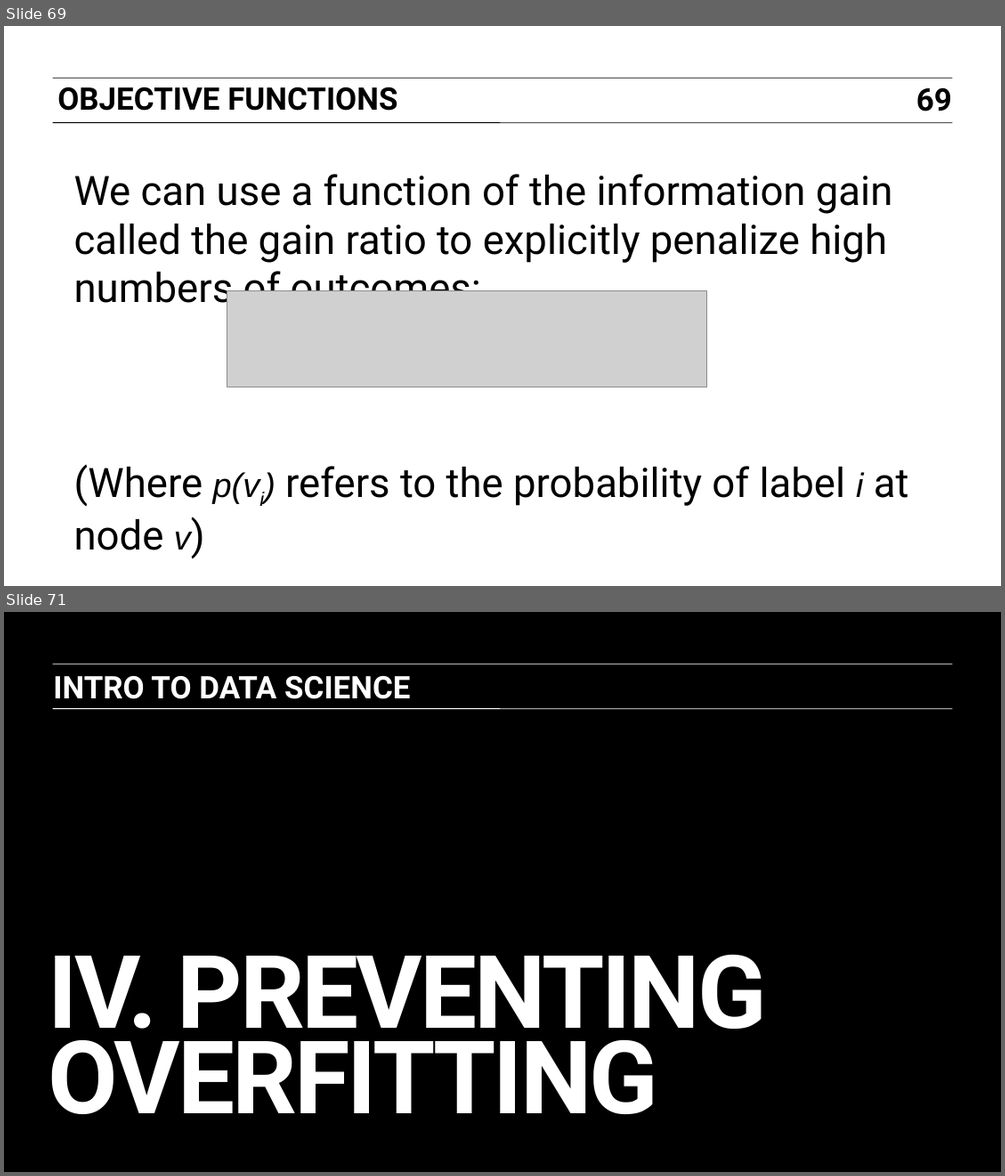
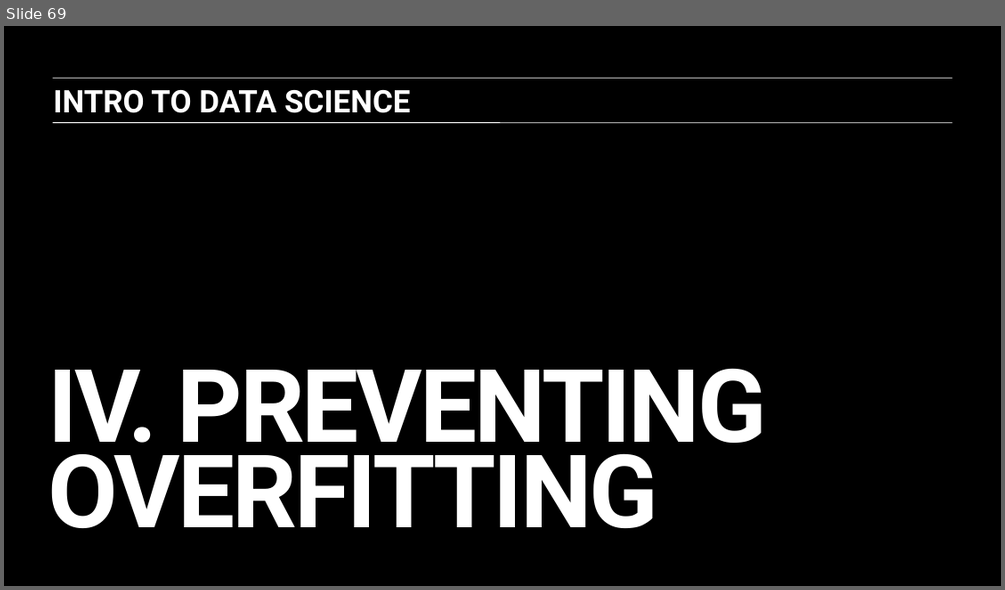
Before and after one commit to ajschumacher/gadsdc, a slide deck: 16-trees/slides.pptx. Shown one above the other, each under a label of ours: slides 69 and 71 before the commit, slide 69 after it; the slides between them are not shown. The pictures are 1005x1176 and 1005x590 pixels, drawn with LibreOffice and Linux fonts; fonts in the diff are those of the drawing; grey boxes stand for pictures. Boxes give left, top, right and bottom in pixels: in the first picture for what was removed or moved away, otherwise in the second. Text is boxed around its words. In the diff, an @@ line names an element or a change of style, - is before the commit and + after.

```diff
--- a/16-trees/slides.pptx
+++ b/16-trees/slides.pptx
@@ slide 69 removed at bbox=[4, 26, 1001, 586], background #FFFFFF @@
@@ line removed from (53, 78) to (952, 78) @@
@@ text removed at bbox=[57, 87, 397, 111] @@
-OBJECTIVE FUNCTIONS
@@ page number removed at bbox=[916, 87, 952, 111] @@
-69
@@ line removed from (53, 122) to (952, 122) @@
@@ text removed at bbox=[74, 174, 909, 550] @@
-We can use a function of the information gain called the gain ratio to explicitly penalize high numbers of outcomes:
-(Where p(vi) refers to the probability of label i at node v)
@@ picture removed at bbox=[226, 291, 707, 387] @@
@@ what was slide 71 is now slide 69 @@
```
Also in this commit, not shown: 1 other slide removed, 1 other file.
